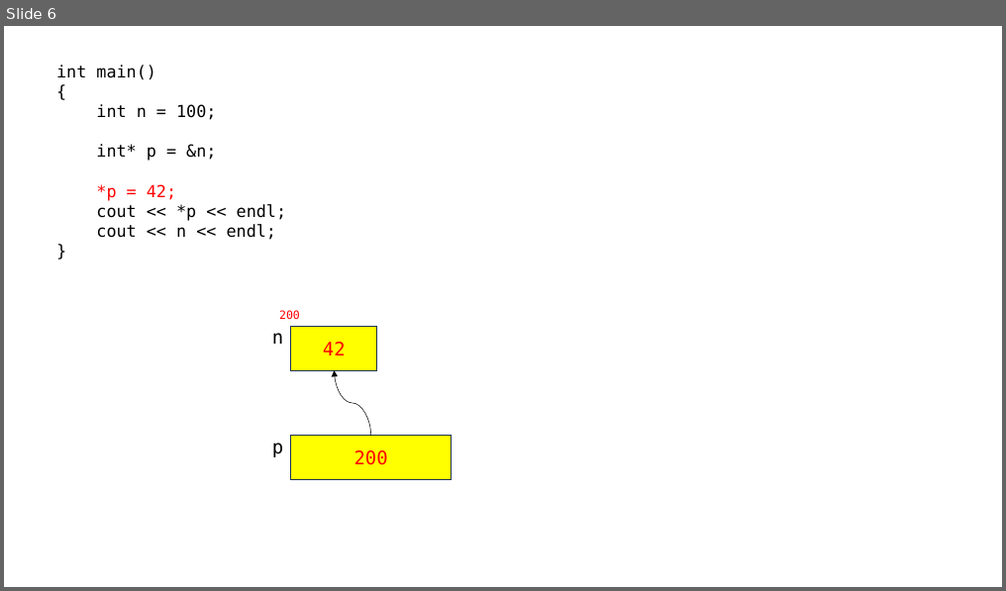
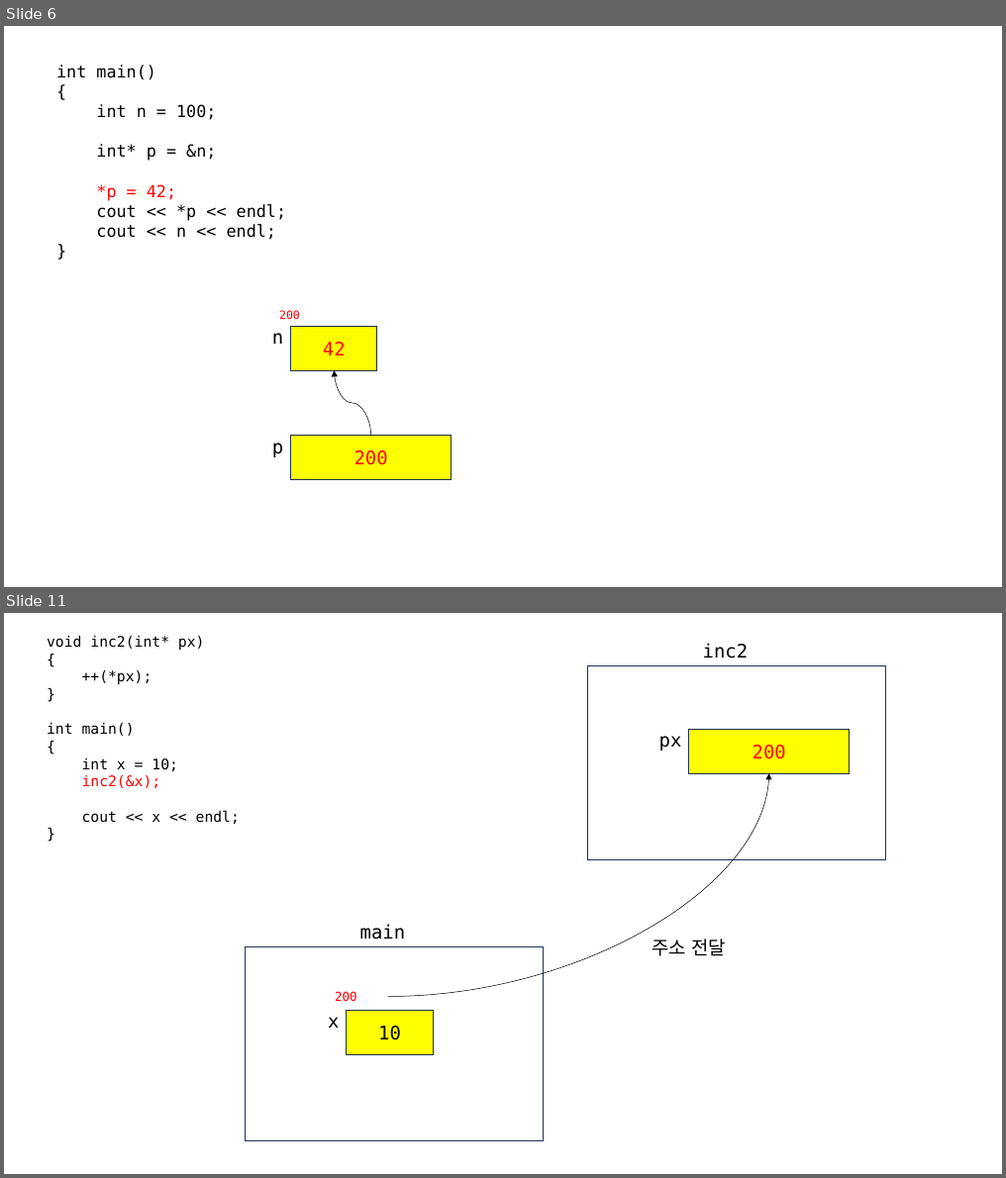
Before and after one commit to 72nkyung/hyundai_230807, a slide deck: hyundai_230807.pptx. Shown one above the other, each under a label of ours: slide 6 before the commit, slides 6 and 11 after it; the slides between them are not shown. The pictures are 1006x591 and 1006x1178 pixels, drawn with LibreOffice and Linux fonts; fonts in the diff are those of the drawing. Boxes give left, top, right and bottom in pixels: in the first picture for what was removed or moved away, otherwise in the second. Text is boxed around its words. In the diff, an @@ line names an element or a change of style, - is before the commit and + after.

```diff
--- a/hyundai_230807.pptx
+++ b/hyundai_230807.pptx
@@ slide 11 added at [4, 613, 1002, 1174], background #FFFFFF @@
@@ text added at [47, 635, 240, 824], 14 pt, text #000000 @@
+void inc2(int* px)
+{
+++(*px);
+}
+int main()
+{
+int x = 10;
+inc2(&x);
+cout << x << endl;
+}
@@ rectangle added at [588, 665, 887, 861], fill #FFFFFF, outline #1E3256 1 pt @@
@@ text added at [703, 643, 748, 659], 18 pt, text #000000 @@
+inc2
@@ rectangle added at [689, 729, 849, 774], fill #FFFF00, outline #1E3256 1 pt, 18 pt, text #FF0000 @@
+200
@@ text added at [659, 736, 682, 751], 18 pt, text #000000 @@
+px
@@ curved arrow added from (389, 997) to (769, 774), #000000 0.5 pt @@
@@ text added at [360, 924, 406, 940], 18 pt, text #000000 @@
+main
@@ text added at [652, 939, 727, 957], 18 pt, text #000000 @@
+주소 전달
@@ rectangle added at [245, 947, 544, 1142], fill #FFFFFF, outline #1E3256 1 pt @@
@@ text added at [335, 991, 357, 1001], 12 pt, text #FF0000 @@
+200
@@ text added at [328, 1017, 339, 1028], 18 pt, text #000000 @@
+x
@@ rectangle added at [347, 1011, 433, 1056], fill #FFFF00, outline #1E3256 1 pt, 18 pt, text #000000 @@
+10
```
Also in this commit, not shown: 7 other slides added.
